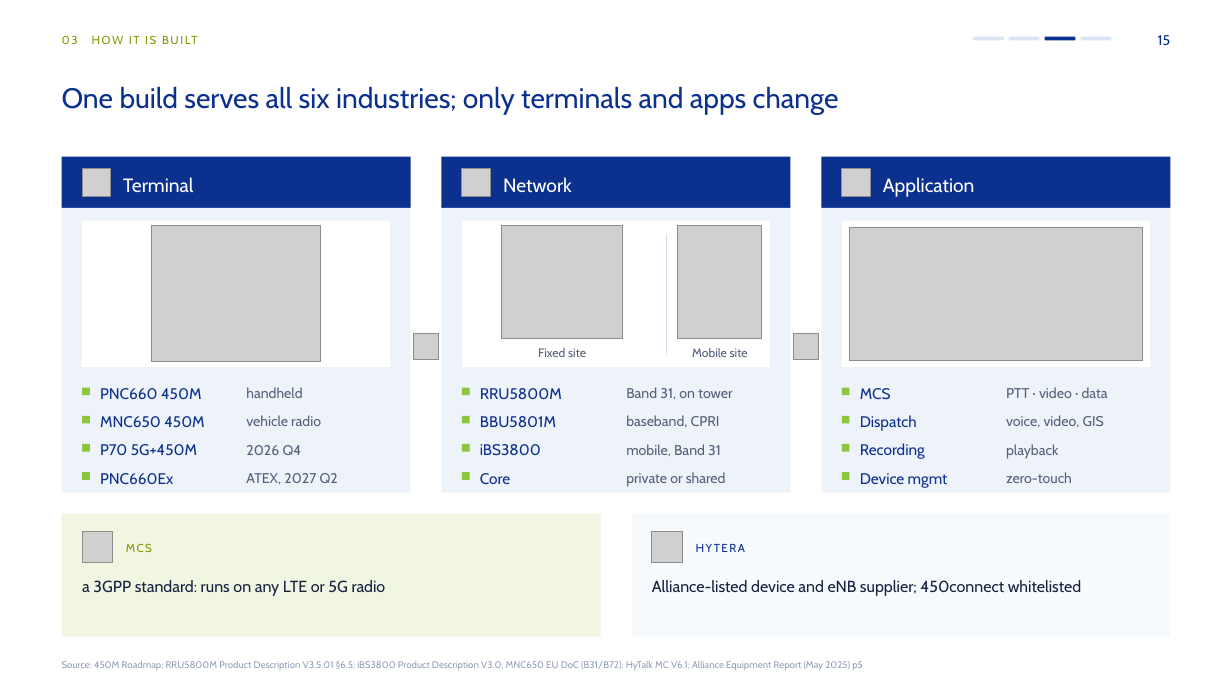
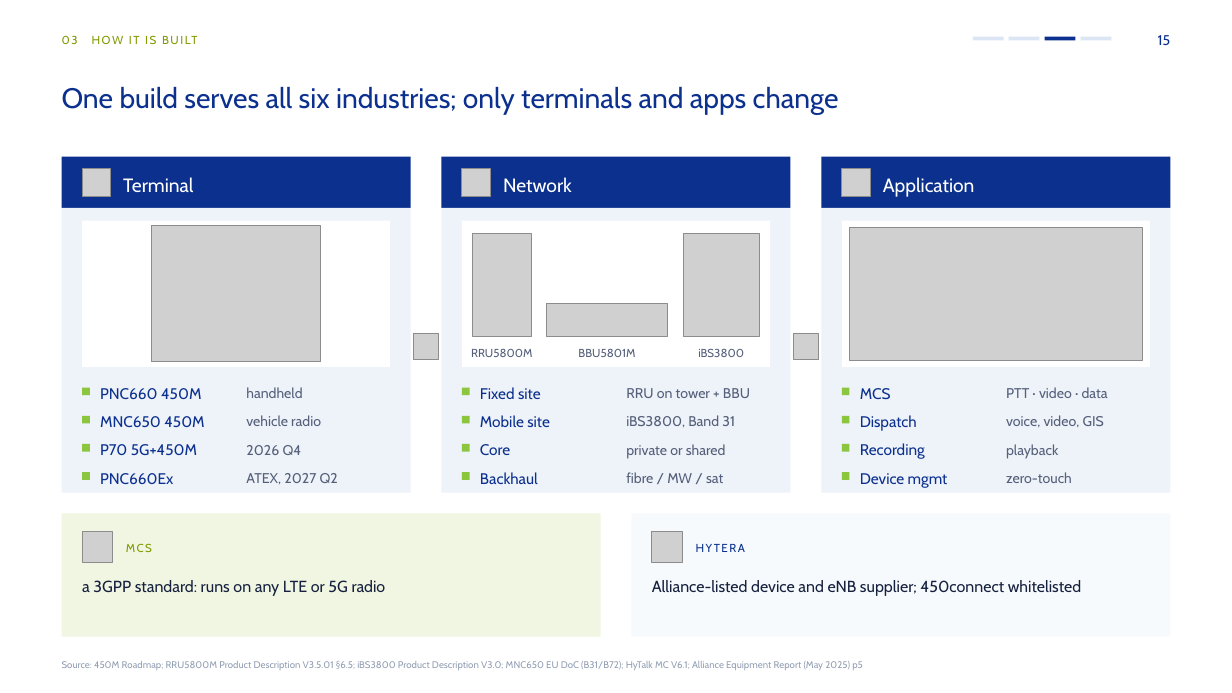
Before and after one commit to mearneste4-max/Philippines-450M, a slide deck: slide 15 of 01_交付物/菲律宾450M方案_v8.pptx. Drawn at 1232x693 pixels with LibreOffice and Linux fonts; fonts in the diff are those of the drawing; grey boxes stand for pictures. Boxes give left, top, right and bottom in pixels: in the first picture for what was removed or moved away, otherwise in the second. Text is boxed around its words. In the diff, an @@ line names an element or a change of style, - is before the commit and + after.

```diff
--- a/01_交付物/菲律宾450M方案_v8.pptx
+++ b/01_交付物/菲律宾450M方案_v8.pptx
@@ picture added at [472,234,531,336] @@
@@ picture removed at [502,226,623,338] @@
@@ line removed from (666, 234) to (666, 354) @@
@@ picture: place and size @@
-picture at [678,226,762,338]
+picture at [683,234,760,336]
@@ picture added at [547,304,668,336] @@
@@ text "RRU5800M": place and size @@
-text "RRU5800M" at [480,388,562,399]
+text "RRU5800M" at [471,349,533,357]
@@ text "BBU5801M": place and size @@
-text "BBU5801M" at [480,416,556,427]
+text "BBU5801M" at [578,349,635,357]
@@ size 12 to 9 pt, text colour #0B308E to #55607A; alignment left to centre in 3 elements at [471,349,533,357], [578,349,635,357], [698,349,744,357] @@
@@ text "iBS3800": place and size @@
-text "iBS3800" at [480,444,541,456]
+text "iBS3800" at [698,349,744,357]
@@ text "Fixed site": place and size @@
-text "Fixed site" at [538,348,586,357]
+text "Fixed site" at [480,387,541,399]
@@ text "Fixed site" at [480,387,541,399]: size 9.5 to 12 pt, text colour #55607A to #0B308E; alignment centre to left @@
@@ text at [626,388,750,398]: text changed @@
-Band 31, on tower
+RRU on tower + BBU
@@ text "Mobile site" at [480,415,550,427]: size 9.5 to 12 pt, text colour #55607A to #0B308E; alignment centre to left @@
@@ text "Mobile site": place and size @@
-text "Mobile site" at [692,348,748,357]
+text "Mobile site" at [480,415,550,427]
@@ text at [626,415,735,427]: text changed @@
-mobile, Band 31
+iBS3800, Band 31
@@ text removed at [626,415,720,427] @@
-baseband, CPRI
@@ text "Core": place and size @@
-text "Core" at [480,473,510,484]
+text "Core" at [480,444,510,455]
@@ text "private or shared": place and size @@
-text "private or shared" at [626,472,726,487]
+text "private or shared" at [626,444,726,459]
@@ text added at [480,472,538,484], 12 pt, text #0B308E @@
+Backhaul
@@ text added at [626,472,723,483], 11 pt, text #55607A @@
+fibre / MW / sat
```
Also in this commit, not shown: 3 other files.
